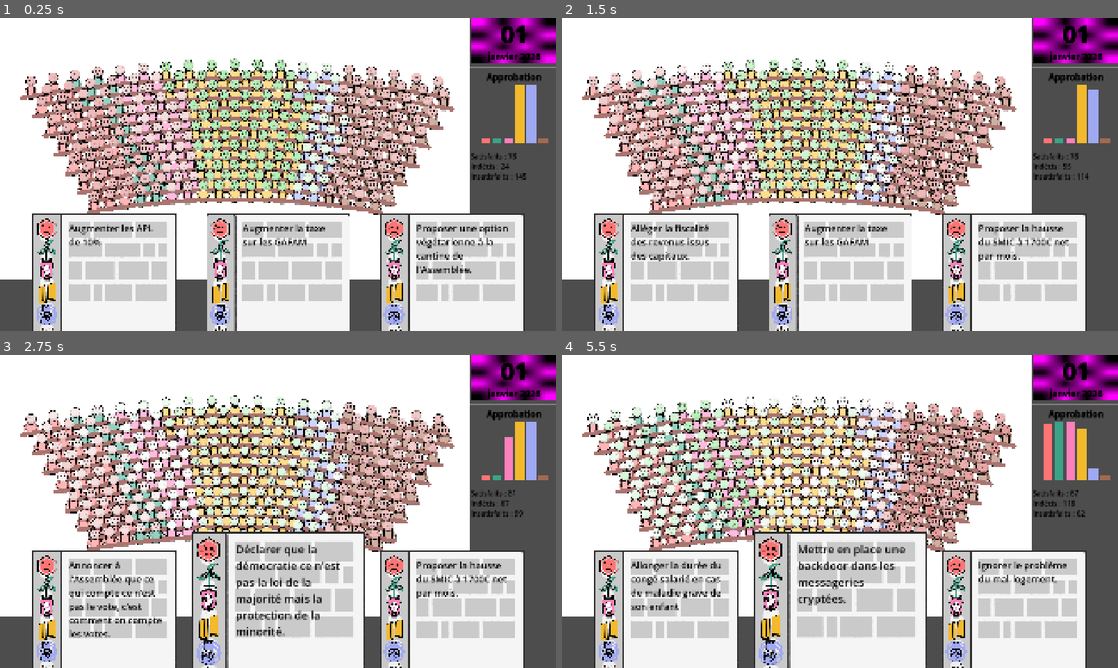
Above: before the commit, frames 1-4 (two rows, left to right).
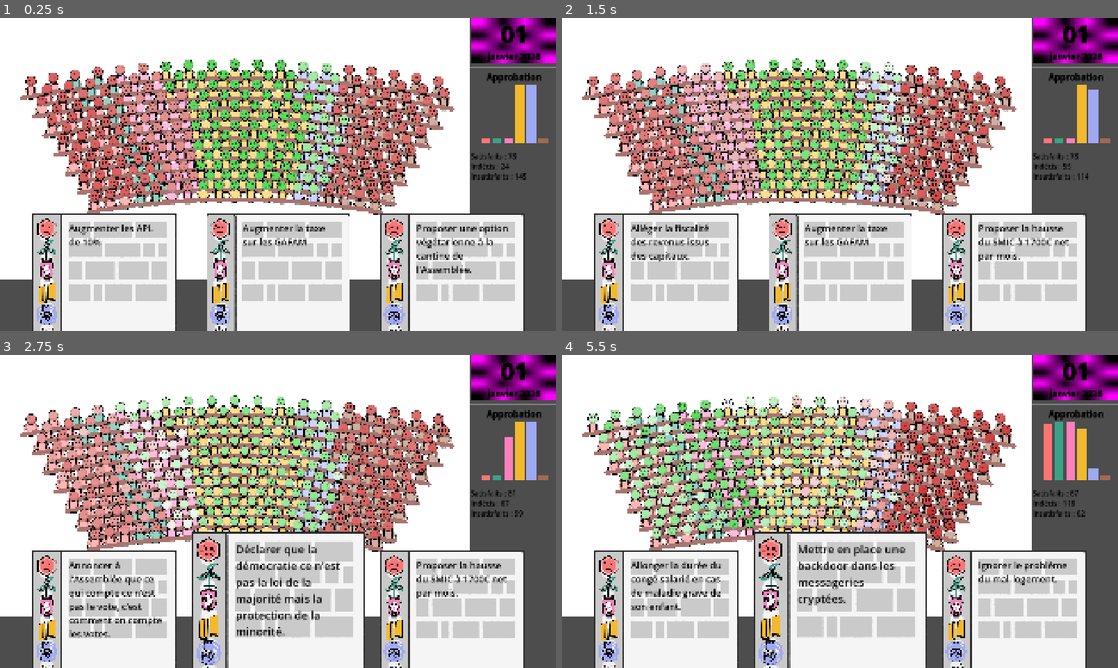
Above: after the commit, the same moments.

Repository: remimorvan/assemblee-nationale-simulator
Game: Godot game, scene res://scenes/game.tscn
The game is run twice, just before and just after one commit, with the same random seed, the same clock (stepped at 60 frames per second) and the same inputs.
Inputs (mouse positions are in pixels of both pictures, inside the frame that each line leads up to):
- Up to frame 1 (0.25 s): no input
- Up to frame 2 (1.5 s): tap Enter at 0.5 s; move the mouse to (1073, 115) at 0.52 s; click (1073, 115) at 0.67 s; tap Space at 1.25 s; move the mouse to (667, 309) at 1.27 s; click (667, 309) at 1.42 s
- Up to frame 3 (2.75 s): move the mouse to (278, 646) at 2.02 s; click (278, 646) at 2.17 s
- Up to frame 4 (5.5 s): move the mouse to (1012, 646) at 2.77 s; click (1012, 646) at 2.92 s; click (1012, 646) at 3.67 s; move the mouse to (840, 646) at 4.27 s; click (840, 646) at 4.42 s; click (840, 646) at 5.17 s

The runs differ from the first frame. In frame 1, 10% of the frame differs, in the area x 4-81%, y 13-59%; in frame 2, 9.9%; in frame 3, 9.0%; in frame 4, 10%.

Commit message:
typo enfant + saturation mp

Diff:
--- a/assets/card/cards.json
+++ b/assets/card/cards.json
@@ -372,7 +372,7 @@
 		"quote": ""
 	},
 	{
-		"text": "Allonger la durée du congé salarié en cas de maladie grave de son enfant",
+		"text": "Allonger la durée du congé salarié en cas de maladie grave de son enfant.",
 		"effects": {
 			"lfi": [0.8, 0.2],
 			"eco": [0.8, 0.2],
--- a/scripts/mp.gd
+++ b/scripts/mp.gd
@@ -61,8 +61,7 @@
 	else:
 		$Sprites/head/face_neutral.visible = true
 
-	# var t = min(sqrt(abs(approval)),3)/3
-	var t = min(abs(approval),9)/9
+	var t = min(sqrt(abs(approval)),sqrt(5))/sqrt(5)
 	var other_color = happy_color
 	if approval < 0:
 		other_color = angry_color
